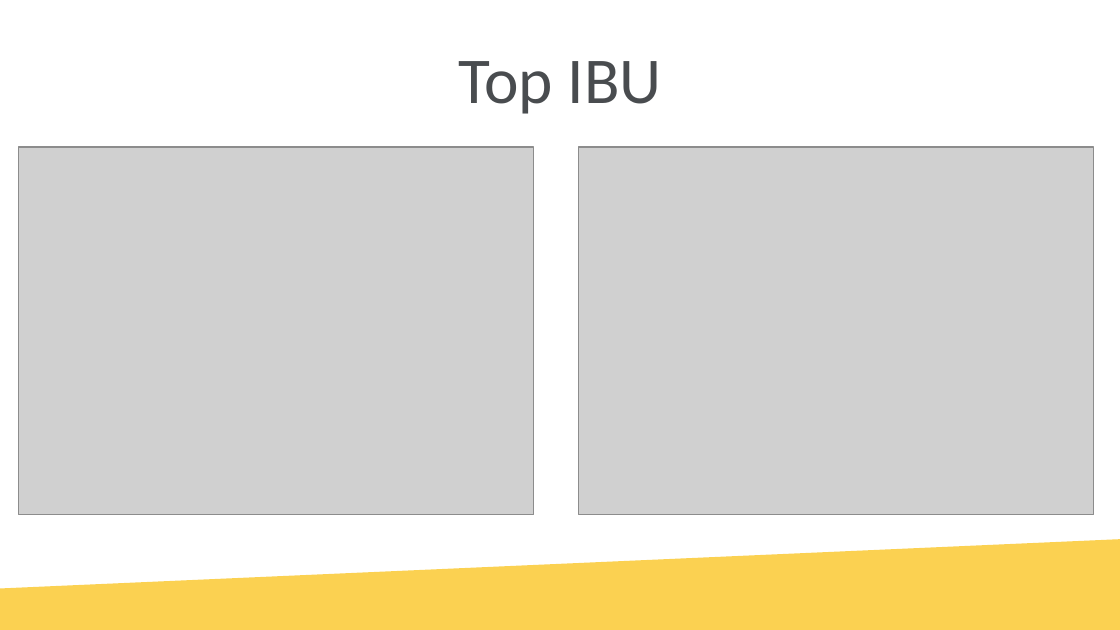
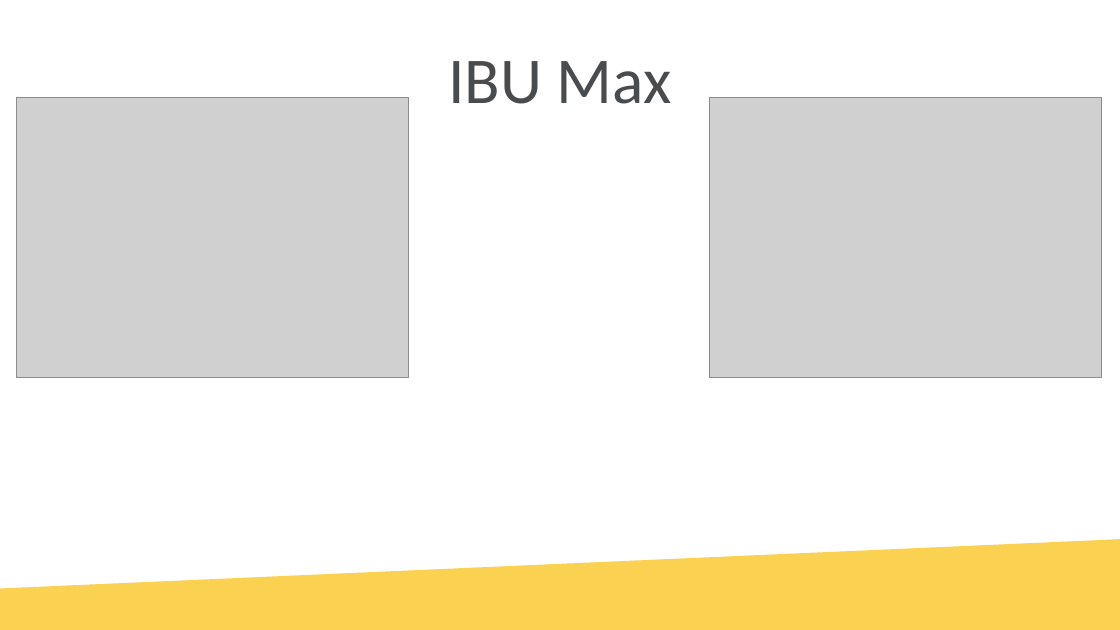
Before and after one commit to tschwebke/DDS6306-Group-Project-1, a slide deck: slide 8 of DS6306 Group Project 1.pptx. Drawn at 1120x630 pixels with LibreOffice and Linux fonts; fonts in the diff are those of the drawing; grey boxes stand for pictures; background and template pictures are left out. Boxes give left, top, right and bottom in pixels: in the first picture for what was removed or moved away, otherwise in the second. Text is boxed around its words. In the diff, an @@ line names an element or a change of style, - is before the commit and + after.

```diff
--- a/DS6306 Group Project 1.pptx
+++ b/DS6306 Group Project 1.pptx
@@ title at [448, 61, 672, 104]: text changed @@
-Top IBU
+IBU Max
@@ picture added at [17, 97, 409, 377] @@
@@ picture added at [709, 97, 1101, 377] @@
@@ picture removed at [19, 147, 534, 515] @@
@@ picture removed at [579, 147, 1094, 515] @@
```
Also in this commit, not shown: 4 other slides changed, 8 other files.
